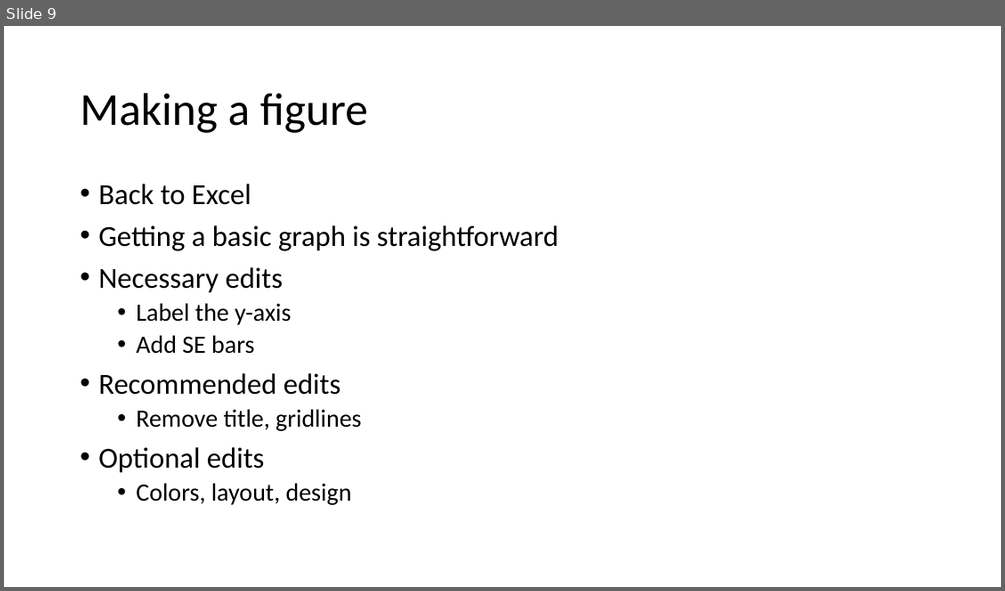
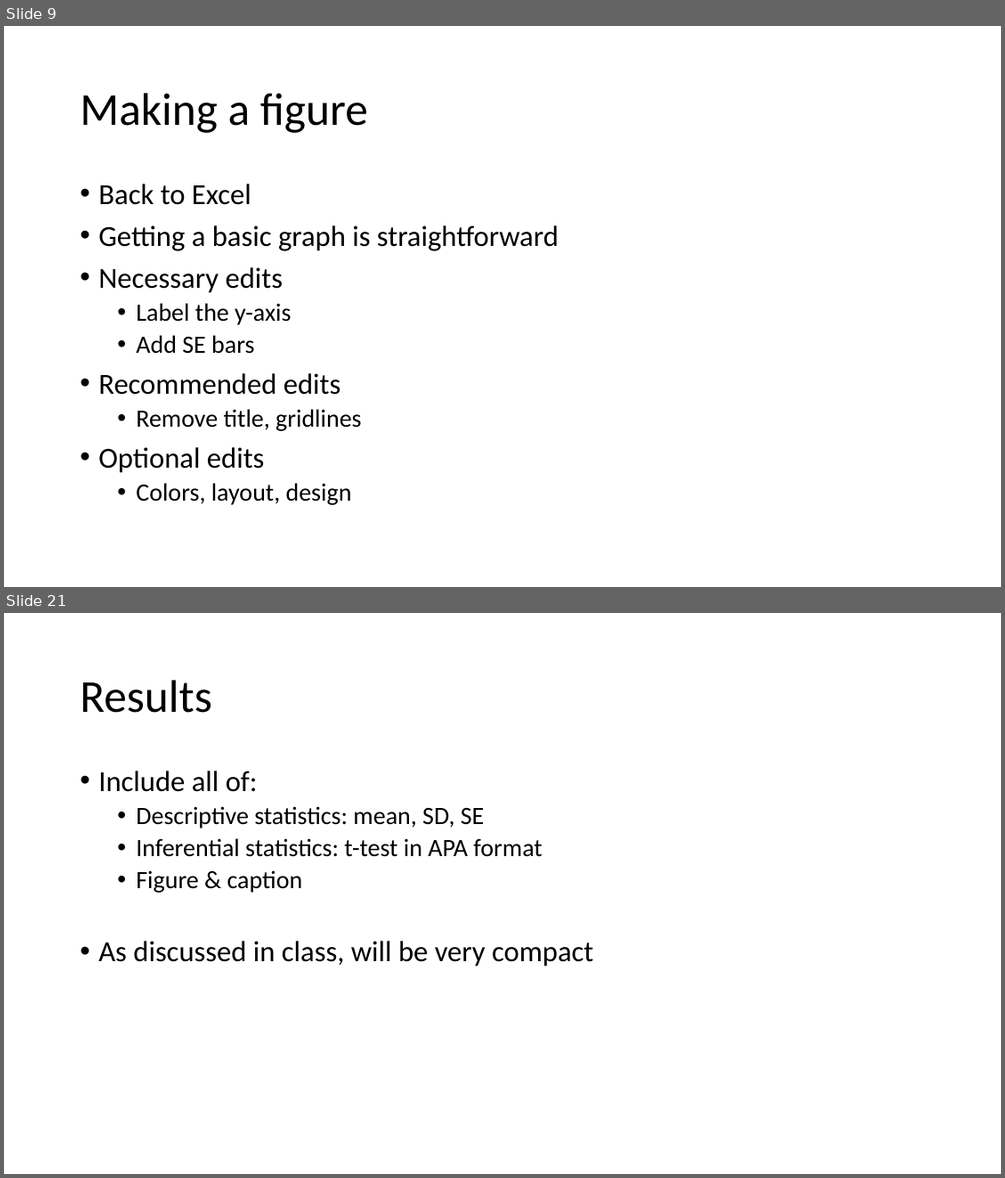
Before and after one commit to preber/Research-Methods, a slide deck: Class Slides 2024/Class 6.pptx. Shown one above the other, each under a label of ours: slide 9 before the commit, slides 9 and 21 after it; the slides between them are not shown. The pictures are 1005x591 and 1005x1178 pixels, drawn with LibreOffice and Linux fonts; fonts in the diff are those of the drawing. Boxes give left, top, right and bottom in pixels: in the first picture for what was removed or moved away, otherwise in the second. Text is boxed around its words. In the diff, an @@ line names an element or a change of style, - is before the commit and + after.

Commit message:
Compressed class 6

```diff
--- a/Class Slides 2024/Class 6.pptx
+++ b/Class Slides 2024/Class 6.pptx
@@ slide 21 added at [4, 613, 1001, 1174], background #FFFFFF @@
@@ title added at [80, 680, 212, 713], 44 pt, text #000000 @@
+Results
@@ text added at [98, 771, 593, 966], 24 pt, text #000000 @@
+• Include all of:
+  • Descriptive statistics: mean, SD, SE
+  • Inferential statistics: t-test in APA format
+  • Figure & caption
+• As discussed in class, will be very compact
```
Also in this commit, not shown: 1 slide changed, 12 other slides added, 1 other file.
